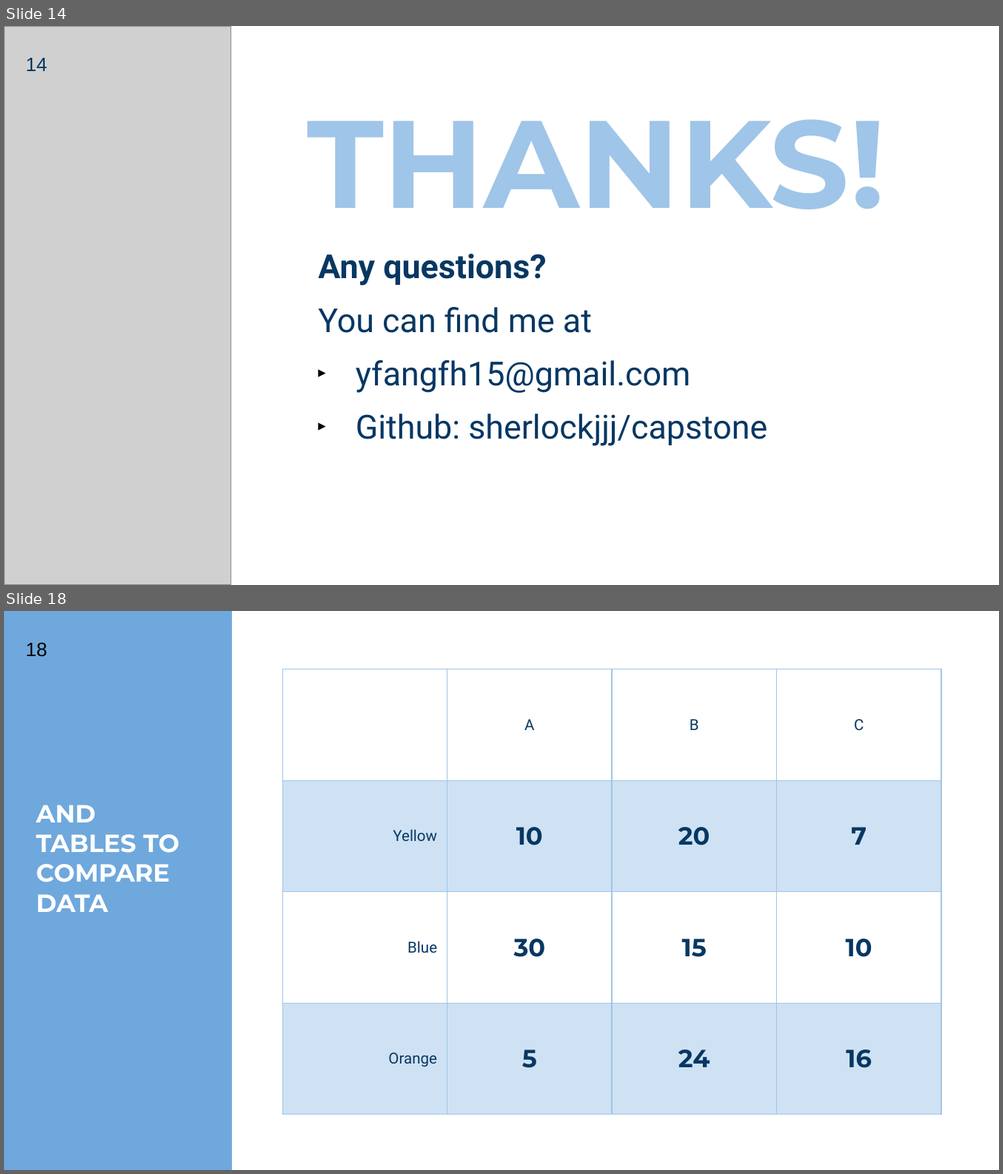
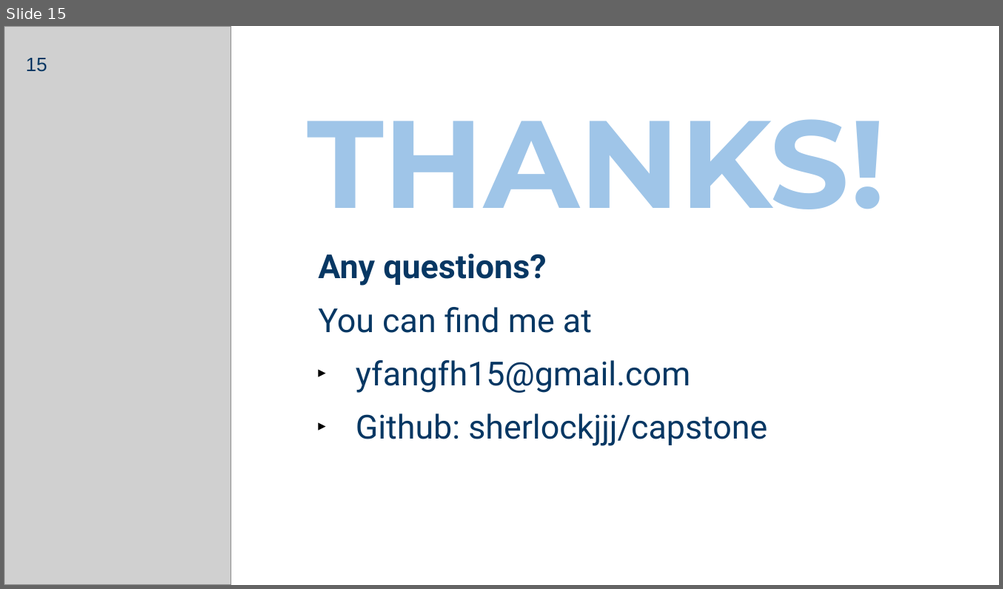
Before and after one commit to sherlockjjj/T-Watch, a slide deck: Capstone.pptx. Shown one above the other, each under a label of ours: slides 14 and 18 before the commit, slide 15 after it; the slides between them are not shown. The pictures are 1003x1174 and 1003x589 pixels, drawn with LibreOffice and Linux fonts; fonts in the diff are those of the drawing; grey boxes stand for pictures; background and template pictures are left out. Boxes give left, top, right and bottom in pixels: in the first picture for what was removed or moved away, otherwise in the second. Text is boxed around its words. In the diff, an @@ line names an element or a change of style, - is before the commit and + after.

```diff
--- a/Capstone.pptx
+++ b/Capstone.pptx
@@ slide 18 removed at (4,611,999,1170), background #6FA8DC @@
@@ rectangle removed at (232,611,999,1170) @@
@@ page number removed at (25,642,47,657) @@
-18
@@ table removed at (282,669,943,1115), 4 rows, 4 columns @@
- | A | B | C
-Yellow | 10 | 20 | 7
-Blue | 30 | 15 | 10
-Orange | 5 | 24 | 16
@@ title removed at (36,805,179,912) @@
-AND TABLES TO COMPARE DATA
@@ what was slide 14 is now slide 15 @@
@@ page number at (25,58,47,72): text changed @@
-14
+15
```
Also in this commit, not shown: 6 slides changed, 5 slides added, 13 other slides removed.
